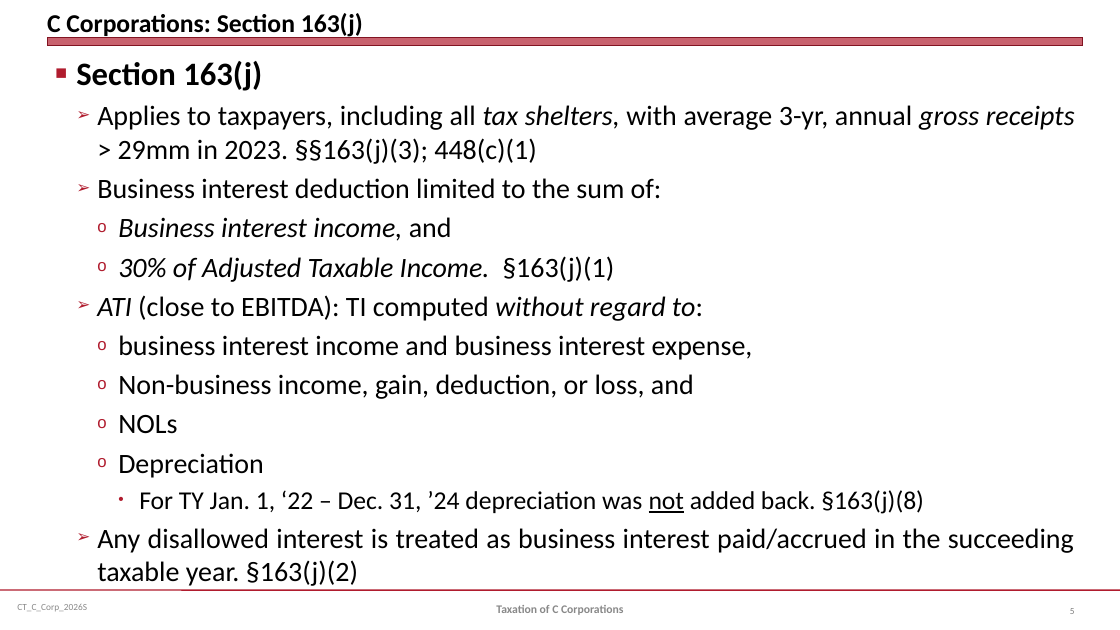
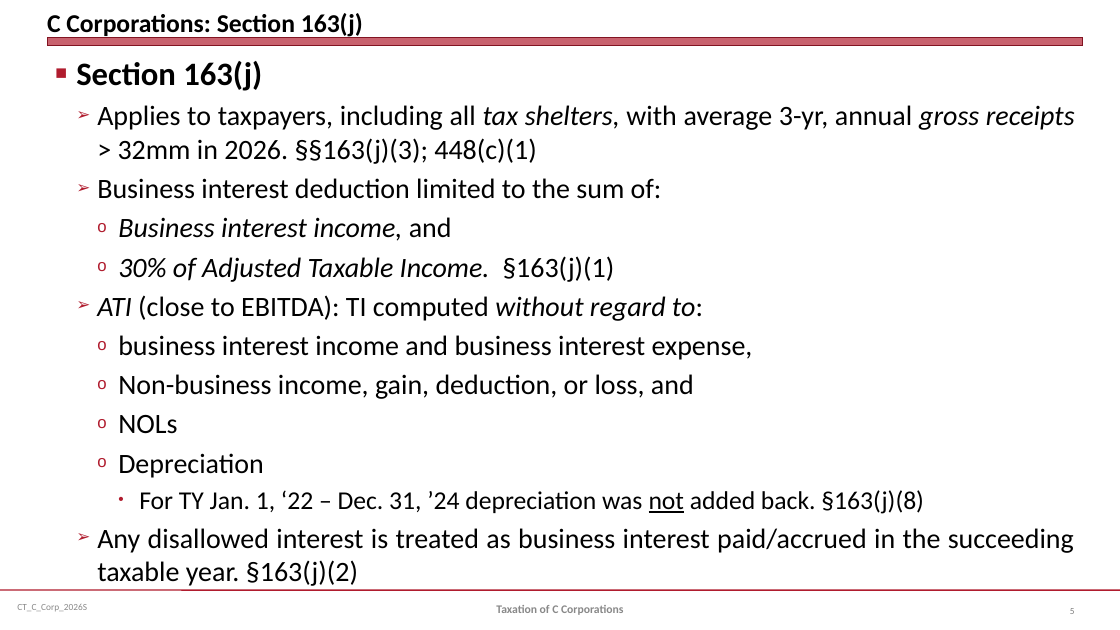
Before and after one commit to jmc877/Corporate-Tax, a slide deck: slide 5 of slides/CT_C_Corp_2026S.pptx. Drawn at 1120x630 pixels with LibreOffice and Linux fonts; fonts in the diff are those of the drawing. Boxes give left, top, right and bottom in pixels: in the first picture for what was removed or moved away, otherwise in the second. Text is boxed around its words. In the diff, an @@ line names an element or a change of style, - is before the commit and + after.

```diff
--- a/slides/CT_C_Corp_2026S.pptx
+++ b/slides/CT_C_Corp_2026S.pptx
@@ text at (97,105,1075,164): text changed @@
-  ➢ Applies to taxpayers, including all tax shelters, with average 3-yr, annual gross receipts > 29mm in 2023. §§163(j)(3); 448(c)(1)
+  ➢ Applies to taxpayers, including all tax shelters, with average 3-yr, annual gross receipts > 32mm in 2026. §§163(j)(3); 448(c)(1)
```
Also in this commit, not shown: 18 other slides changed, 1 slide added, 1 slide removed, 2 other files.
